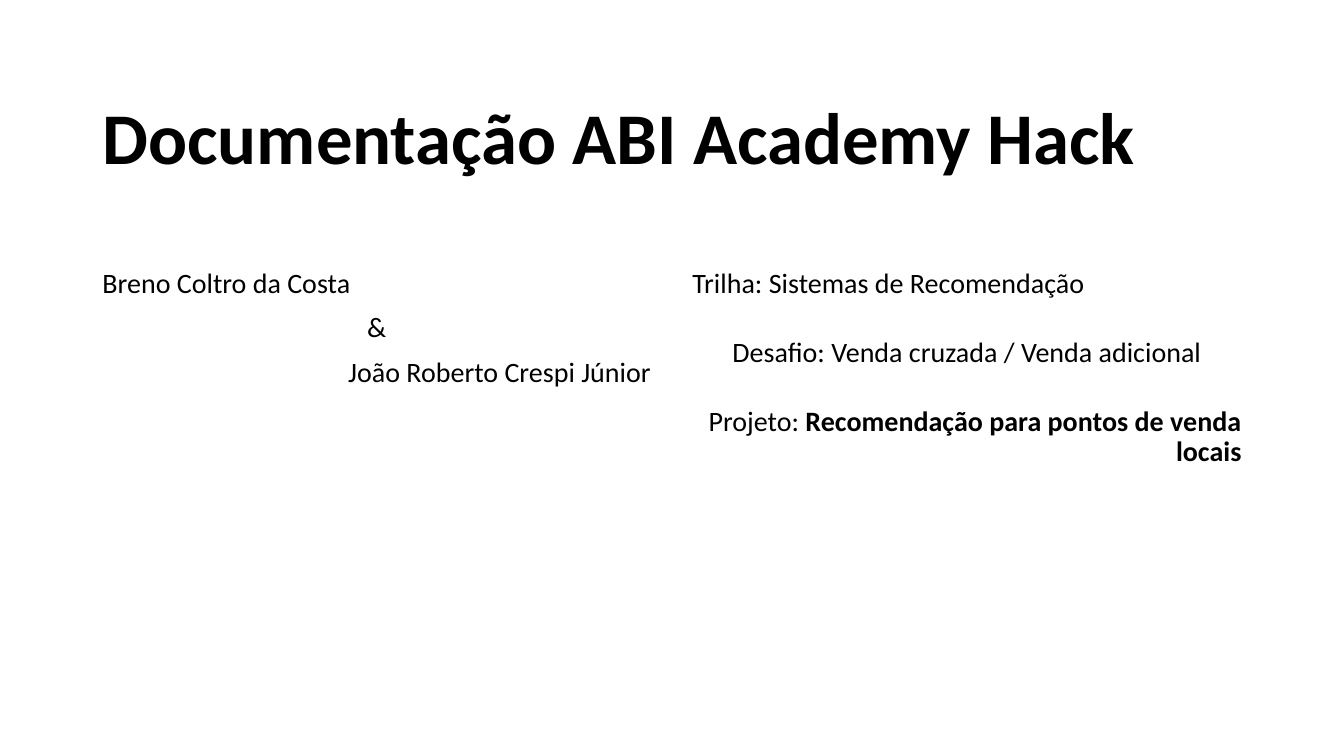
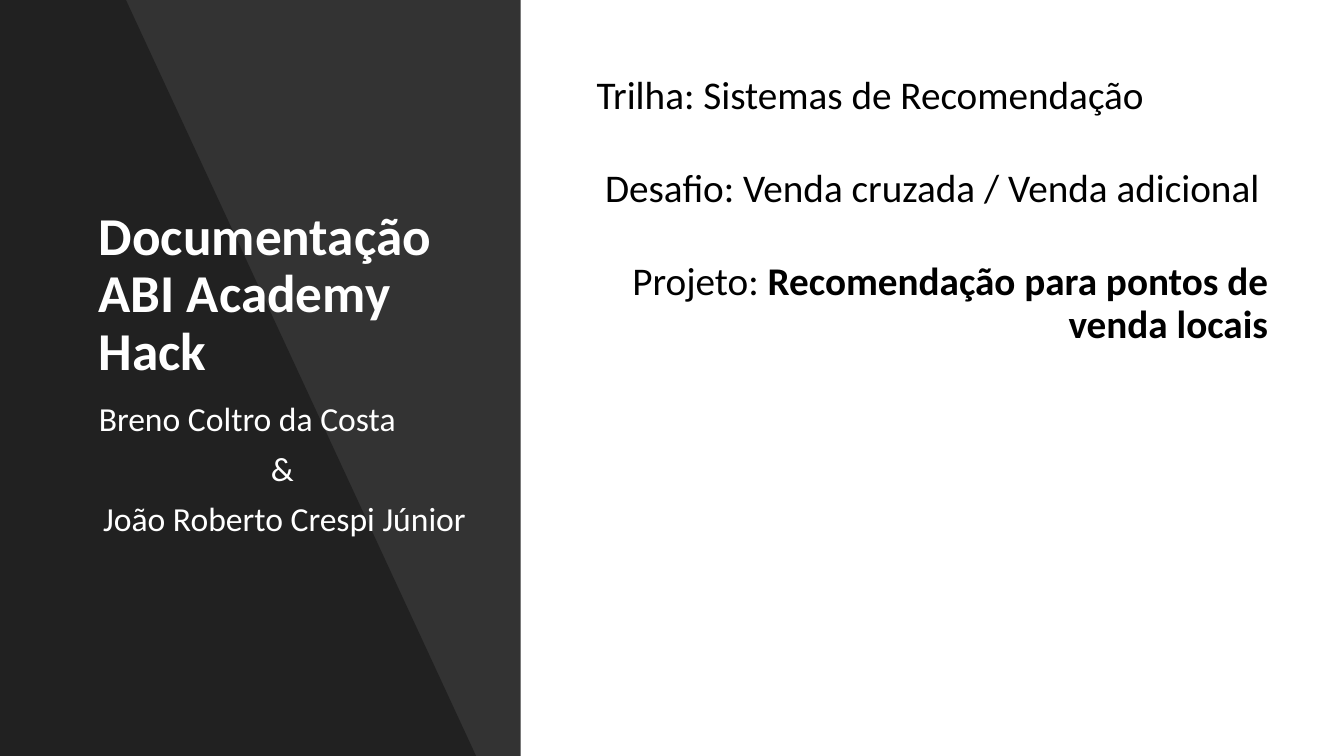
Before and after one commit to brenoccosta/ABIAcademyHack, a slide deck: slide 1 of Apresentação1.pptx. Drawn at 1344x756 pixels with LibreOffice and Linux fonts; fonts in the diff are those of the drawing. Boxes give left, top, right and bottom in pixels: in the first picture for what was removed or moved away, otherwise in the second. Text is boxed around its words. In the diff, an @@ line names an element or a change of style, - is before the commit and + after.

Commit message:
Quasi-finalização da Documentação e atualização do código-fonte.

```diff
--- a/Apresentação1.pptx
+++ b/Apresentação1.pptx
@@ rectangle added at (0,0,521,756), fill #000000 at 80% opacity @@
@@ freeform shape added at (0,0,476,756), fill #000000 at 35% opacity @@
@@ text "Trilha: Sistemas de Recomendação": place and size @@
-text "Trilha: Sistemas de Recomendação" at (692,273,1241,462)
+text "Trilha: Sistemas de Recomendação" at (597,81,1268,339)
@@ text "Trilha: Sistemas de Recomendação" at (597,81,1268,339): size 20 to 28 pt @@
@@ title "Documentação ABI Academy Hack": place and size @@
-title "Documentação ABI Academy Hack" at (102,113,1135,177)
+title "Documentação ABI Academy Hack" at (99,218,431,371)
@@ title "Documentação ABI Academy Hack" at (99,218,431,371): size 52 to 38 pt, text colour #000000 to #FFFFFF; vertical alignment middle to bottom @@
@@ subtitle "Breno Coltro da Costa": place and size @@
-subtitle "Breno Coltro da Costa" at (102,273,650,387)
+subtitle "Breno Coltro da Costa" at (99,407,466,537)
@@ subtitle "Breno Coltro da Costa" at (99,407,466,537): size 20 to 24 pt, text colour #000000 to #FFFFFF @@
```
Also in this commit, not shown: 5 other slides changed, 5 slides added, 2 slides removed, 1 other file.
